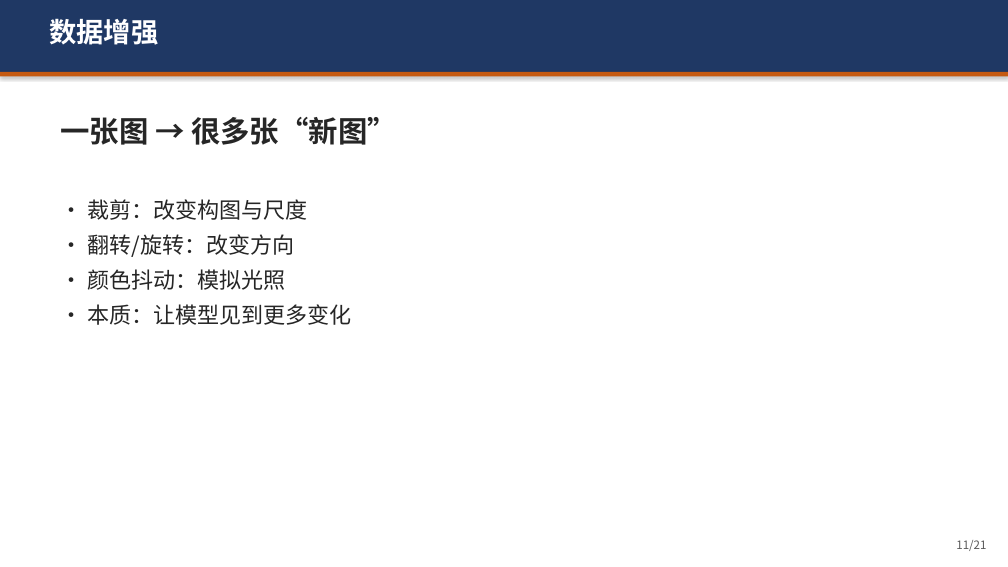
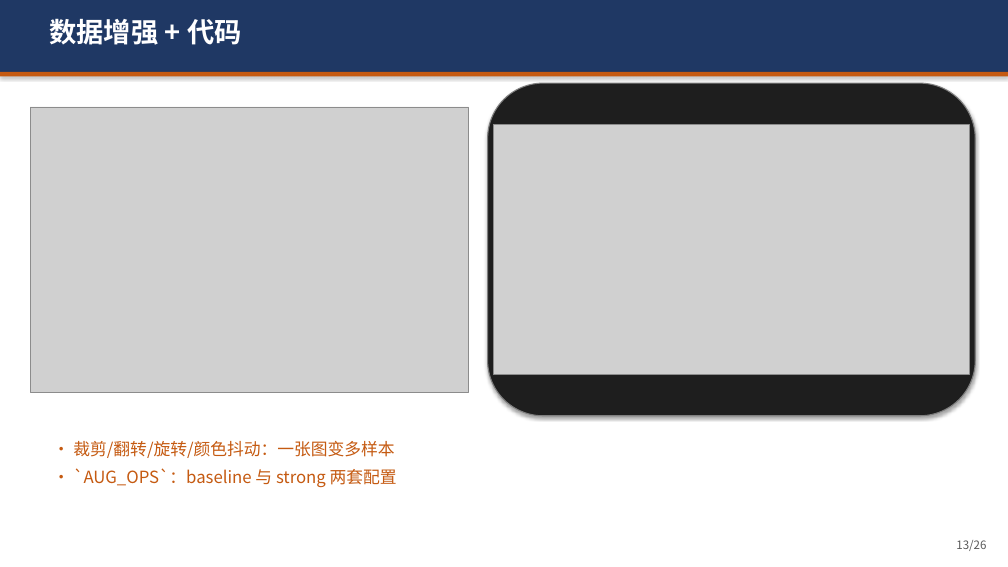
Before and after one commit to FeiSaMa/flower, a slide deck: slide 13 of report/slides.pptx (slide 11 before the commit). Drawn at 1008x567 pixels with LibreOffice and Linux fonts; fonts in the diff are those of the drawing; grey boxes stand for pictures. Boxes give left, top, right and bottom in pixels: in the first picture for what was removed or moved away, otherwise in the second. Text is boxed around its words. In the diff, an @@ line names an element or a change of style, - is before the commit and + after.

Commit message:
feat(slides): 过程性展示与代码页（26 页）

```diff
--- a/report/slides.pptx
+++ b/report/slides.pptx
@@ text at (x1=49, y1=19, x2=242, y2=45): text changed @@
-数据增强
+数据增强 + 代码
@@ rounded rectangle added at (x1=488, y1=83, x2=975, y2=416), fill #1E1E1E, outline #7F7F7F 1 pt @@
@@ picture added at (x1=30, y1=107, x2=469, y2=392) @@
@@ text removed at (x1=60, y1=117, x2=397, y2=145) @@
-一张图 → 很多张“新图”
@@ picture added at (x1=494, y1=124, x2=969, y2=375) @@
@@ text removed at (x1=87, y1=199, x2=352, y2=325) @@
-• 裁剪：改变构图与尺度
-• 翻转/旋转：改变方向
-• 颜色抖动：模拟光照
-• 本质：让模型见到更多变化
@@ text added at (x1=73, y1=441, x2=397, y2=487), 16 pt, text #C55A11 @@
+• 裁剪/翻转/旋转/颜色抖动：一张图变多样本
+• `AUG_OPS`：baseline 与 strong 两套配置
@@ text at (x1=956, y1=540, x2=986, y2=551): text changed @@
-11/21
+13/26
```
Also in this commit, not shown: 18 other slides changed, 6 slides added, 1 slide removed, 11 other files.
